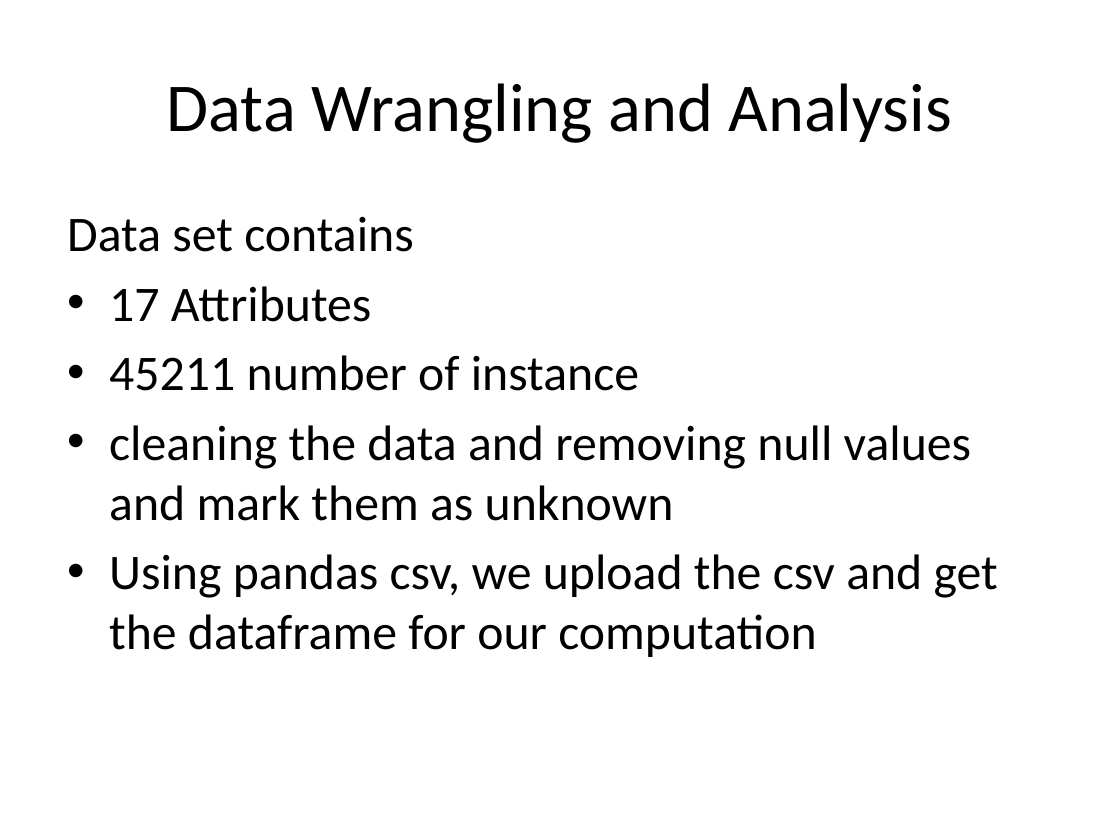
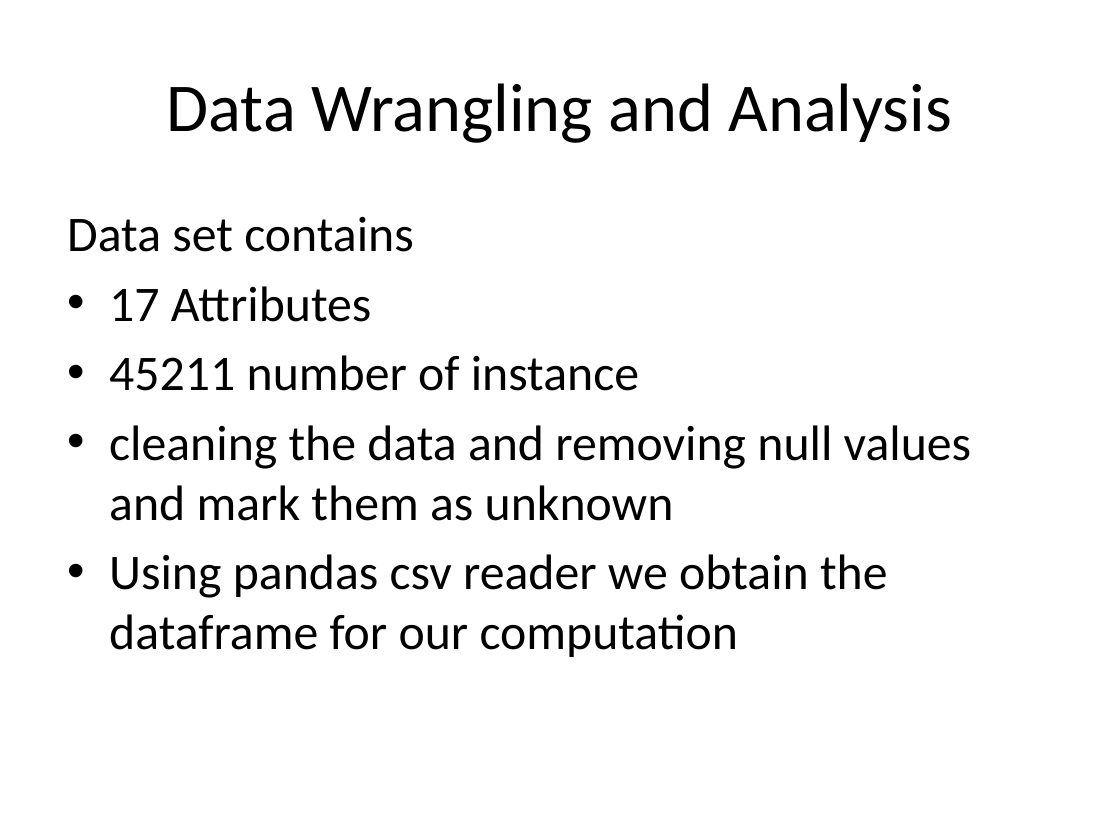
Before and after one commit to SoundaryaViji/capstone_project, a slide deck: slide 3 of FinalPresentation.pptx. Drawn at 1120x840 pixels with LibreOffice and Linux fonts; fonts in the diff are those of the drawing. Boxes give left, top, right and bottom in pixels: in the first picture for what was removed or moved away, otherwise in the second. Text is boxed around its words. In the diff, an @@ line names an element or a change of style, - is before the commit and + after.

```diff
--- a/FinalPresentation.pptx
+++ b/FinalPresentation.pptx
@@ text at [109, 554, 888, 657]: text changed @@
-• Using pandas csv, we upload the csv and get the dataframe for our computation
+• Using pandas csv reader we obtain the dataframe for our computation
```
Also in this commit, not shown: 8 other slides changed, 1 slide added, 2 other files.
